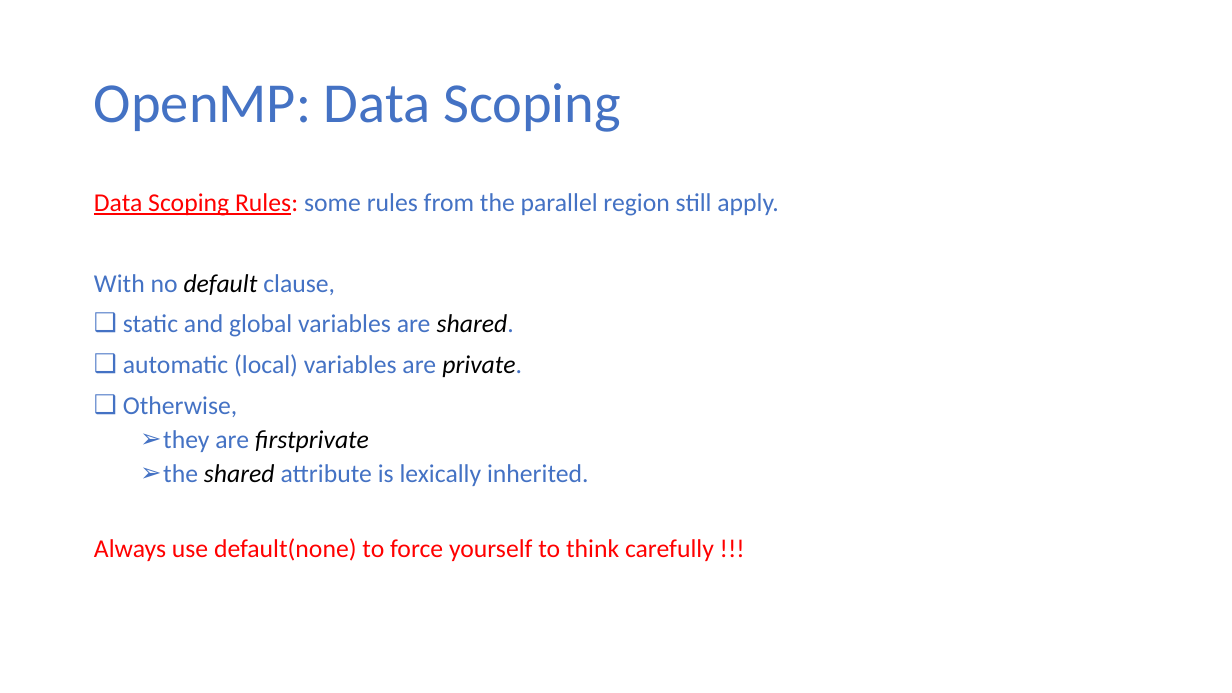
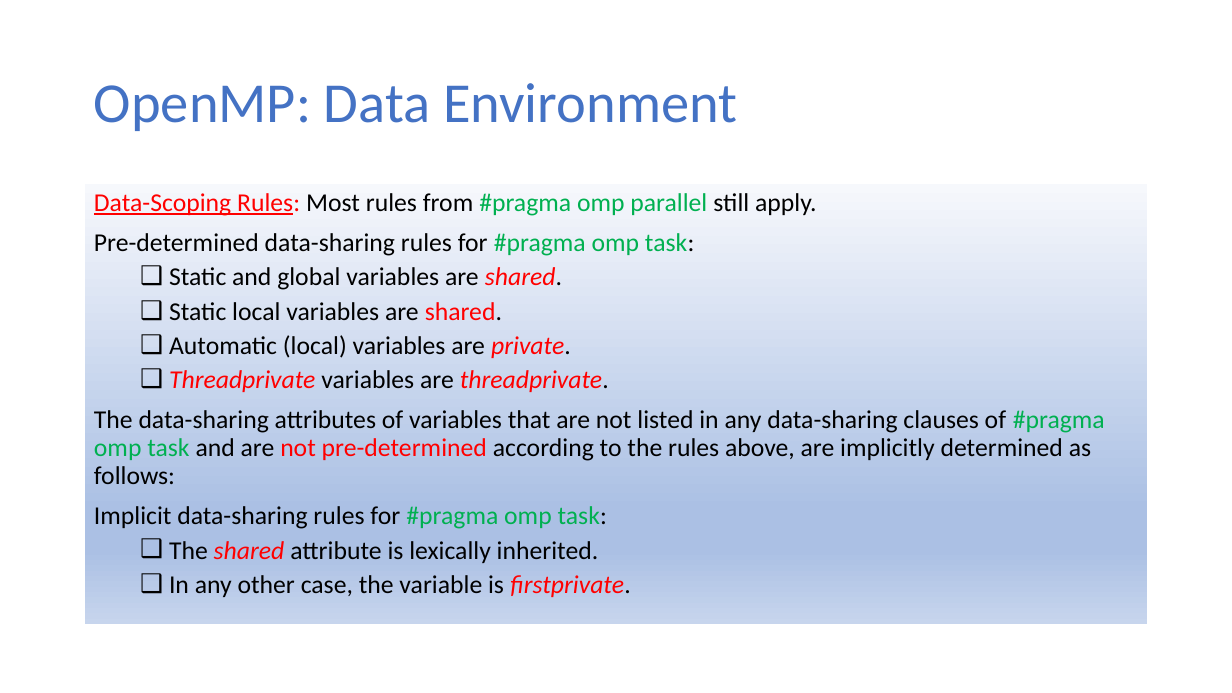
Before and after one commit to ekkapotc/PC, a slide deck: slide 16 of Slides/Lecture 8.pptx (slide 13 before the commit). Drawn at 1232x693 pixels with LibreOffice and Linux fonts; fonts in the diff are those of the drawing. Boxes give left, top, right and bottom in pixels: in the first picture for what was removed or moved away, otherwise in the second. Text is boxed around its words. In the diff, an @@ line names an element or a change of style, - is before the commit and + after.

```diff
--- a/Slides/Lecture 8.pptx
+++ b/Slides/Lecture 8.pptx
@@ title at box(94, 83, 737, 131): text changed @@
-OpenMP: Data Scoping
+OpenMP: Data Environment
@@ text "Data-Scoping Rules: Most rules from ...": place and size @@
-text "Data-Scoping Rules: Most rules from ..." at box(94, 193, 779, 561)
+text "Data-Scoping Rules: Most rules from ..." at box(85, 185, 1148, 625)
@@ text "Data-Scoping Rules: Most rules from ..." at box(85, 185, 1148, 625): fill none to gradient #F6F8FC to #ABC0E4 to #C7D5ED @@
@@ text at box(94, 193, 1105, 597): text changed; text colour #4472C4 to #000000 @@
-Data Scoping Rules: some rules from the parallel region still apply.
-With no default clause,
-❑ static and global variables are shared.
-❑ automatic (local) variables are private.
-❑ Otherwise,
-  ➢ they are firstprivate
-  ➢ the shared attribute is lexically inherited.
-Always use default(none) to force yourself to think carefully !!!
+Data-Scoping Rules: Most rules from #pragma omp parallel still apply.
+Pre-determined data-sharing rules for #pragma omp task:
+  ❑ Static and global variables are shared.
+  ❑ Static local variables are shared.
+  ❑ Automatic (local) variables are private.
+  ❑ Threadprivate variables are threadprivate.
+The data-sharing attributes of variables that are not listed in any data-sharing clauses of #pragma omp task and are not pre-determined according to the rules above, are implicitly determined as follows:
+Implicit data-sharing rules for #pragma omp task:
+  ❑ The shared attribute is lexically inherited.
+  ❑ In any other case, the variable is firstprivate.
```
Also in this commit, not shown: 13 other slides changed, 25 slides added, 2 slides removed.
